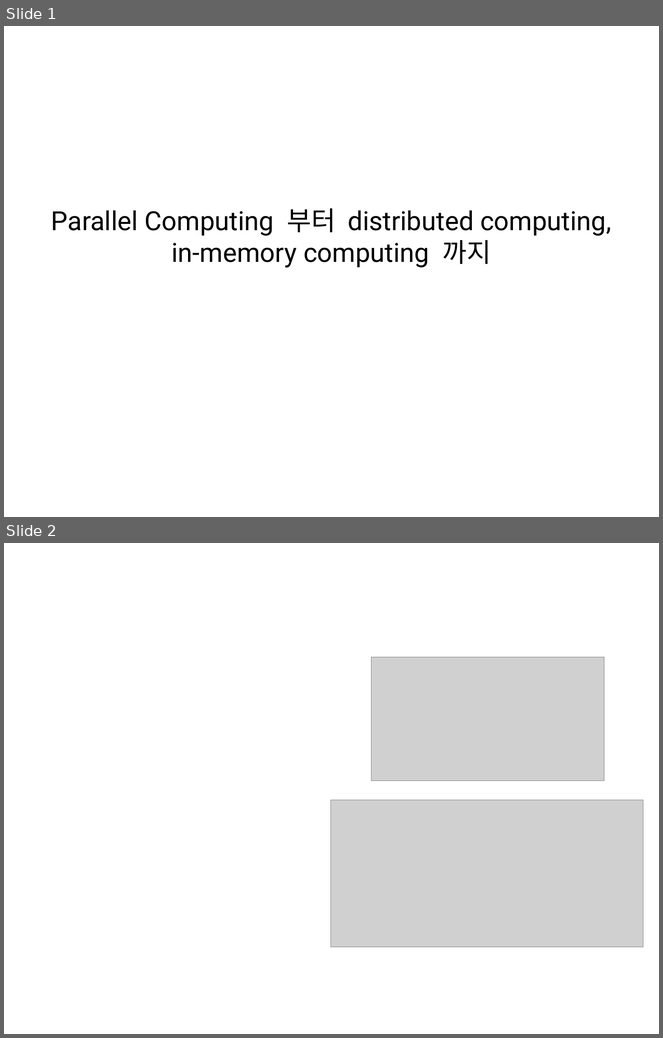
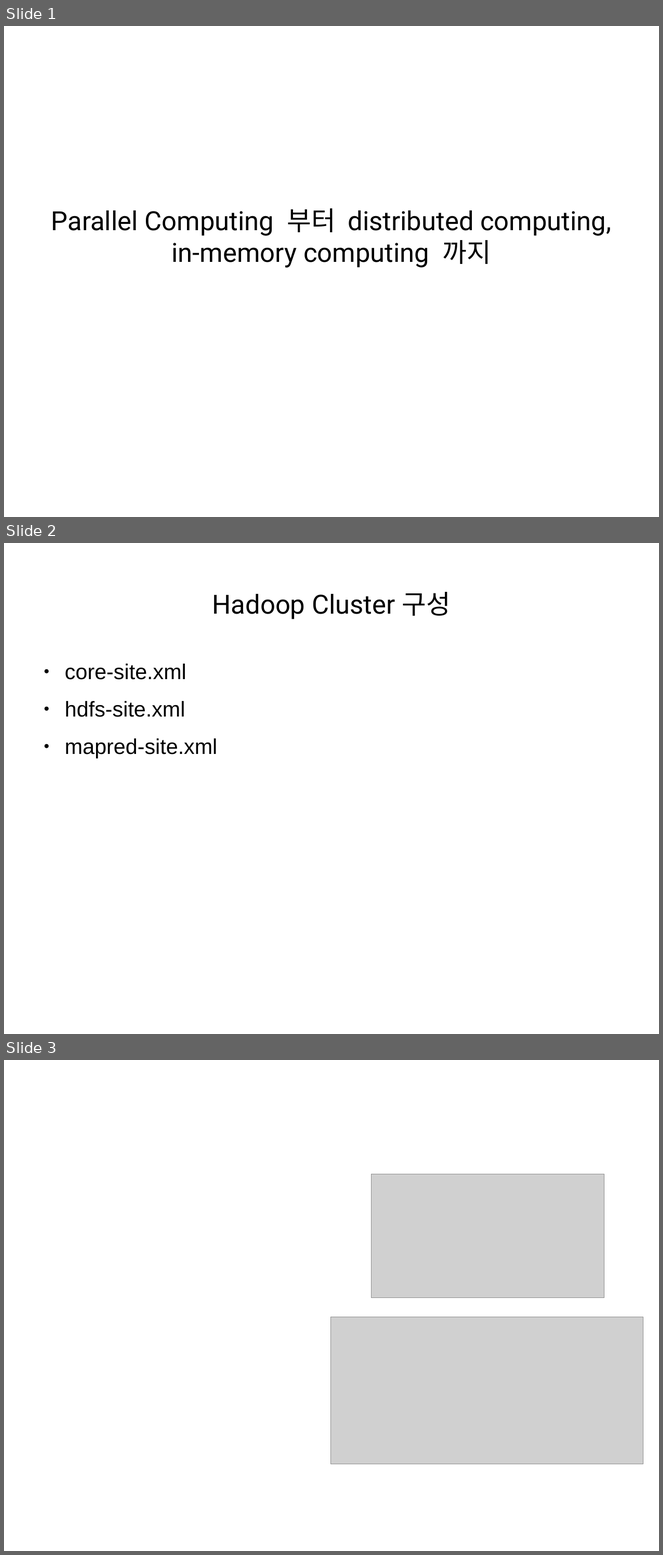
Before and after one commit to TedJeong/vipidly-vociferous, a slide deck: notes/병렬컴퓨팅부터분산컴퓨팅까지.odp. Shown one above the other, each under a label of ours: slides 1 and 2 before the commit, slides 1, 2 and 3 after it. The pictures are 663x1038 and 663x1555 pixels, drawn with LibreOffice and Linux fonts; fonts in the diff are those of the drawing; grey boxes stand for pictures. Boxes give left, top, right and bottom in pixels: in the first picture for what was removed or moved away, otherwise in the second. Text is boxed around its words. In the diff, an @@ line names an element or a change of style, - is before the commit and + after.

```diff
--- a/notes/병렬컴퓨팅부터분산컴퓨팅까지.odp
+++ b/notes/병렬컴퓨팅부터분산컴퓨팅까지.odp
@@ slide 2 added at <box>4,543,659,1034</box>, background #FFFFFF @@
@@ title added at <box>213,592,451,619</box>, 32 pt, text #000000 @@
+Hadoop Cluster 구성
@@ text added at <box>65,664,217,758</box>, 26 pt, text #000000 @@
+● core-site.xml
+● hdfs-site.xml
+● mapred-site.xml
@@ what was slide 2 is now slide 3 @@
```
Also in this commit, not shown: 7 other files.
